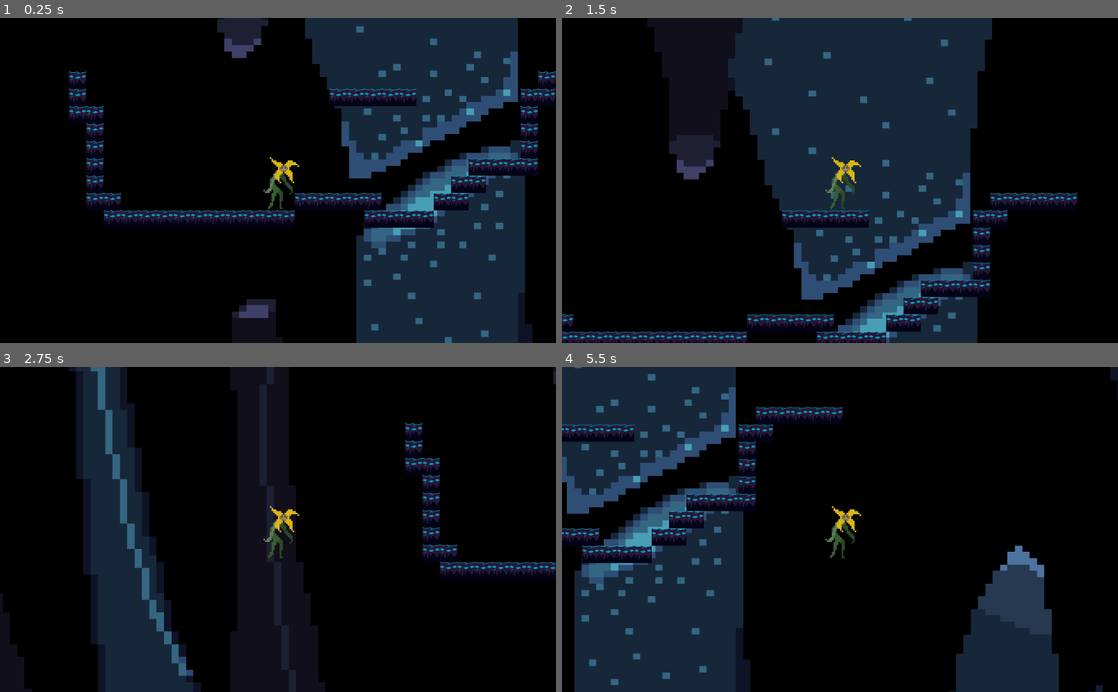
Above: before the commit, frames 1-4 (two rows, left to right).
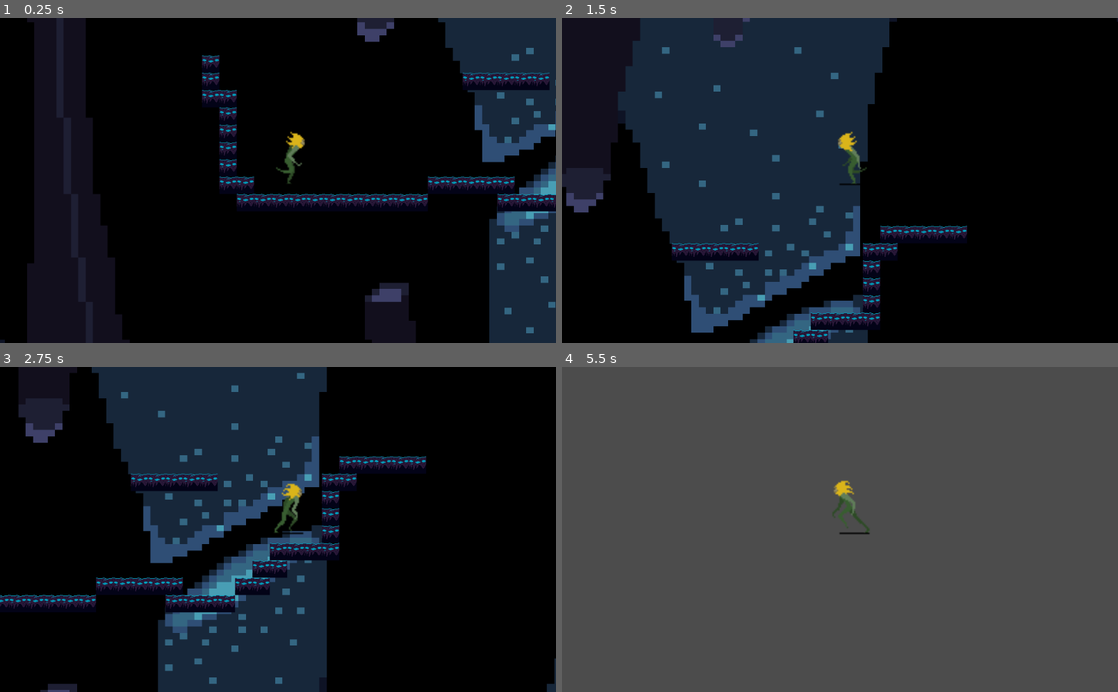
Above: after the commit, the same moments.

Repository: SpencerClark5/Bloom
Game: Godot game, scene res://Game.tscn
Two runs of this game, one before a commit and one after it. Both use one fixed random seed, a clock stepped at 60 frames per second and the inputs below.
Inputs:
- Up to frame 1 (0.25 s): no input
- Up to frame 2 (1.5 s): tap Enter at 0.5 s; hold D (Right) 0.53-1.28 s; tap Space (Jump) at 0.77 s; hold A (Left) from 1.28 s (still down)
- Up to frame 3 (2.75 s): tap Space (Jump) at 1.52 s; release A (Left) at 2.03 s; hold D (Right) from 2.03 s (still down)
- Up to frame 4 (5.5 s): tap Space (Jump) at 3.02, 3.77, 4.52 s; release D (Right) at 3.53 s; hold A (Left) from 3.53 s (still down)

The runs differ from the first frame. In frame 1, 46% of the frame differs, in the area x 0-100%, y 0-100%; in frame 2, 48%; in frame 3, 43%; in frame 4, 100%.

Commit message:
adding walking animation

Diff:
--- a/BloomGame/Character.gd
+++ b/BloomGame/Character.gd
@@ -6,15 +6,21 @@
 const GRAVITY = 30
 const JUMP = -900
 onready var _animated_sprite = $AnimatedSprite
-onready var _kinematicBody2D = $KinematicBody
 
 func _physics_process(delta):
 
 	if Input.is_action_pressed("Right"):
+		_animated_sprite.play("Walking")
+		_animated_sprite.flip_h = false
 		velocity.x += SPEED
 
-	if Input.is_action_pressed("Left"):
+	elif Input.is_action_pressed("Left"):
+		_animated_sprite.play("Walking")
+		_animated_sprite.flip_h = true
 		velocity.x -= SPEED
+	else:
+		_animated_sprite.stop()
+
 
 	velocity.y = velocity.y + GRAVITY
 
--- a/BloomGame/Flora.tscn
+++ b/BloomGame/Flora.tscn
@@ -1,12 +1,77 @@
-[gd_scene load_steps=8 format=2]
+[gd_scene load_steps=9 format=2]
 
 [ext_resource path="res://Art/Character_Art/Head.png" type="Texture" id=1]
-[ext_resource path="res://Character.gd" type="Script" id=2]
 [ext_resource path="res://Art/Character_Art/Back_Arm.png" type="Texture" id=3]
 [ext_resource path="res://Art/Character_Art/Torso.png" type="Texture" id=4]
 [ext_resource path="res://Art/Character_Art/Front_Arm.png" type="Texture" id=5]
 [ext_resource path="res://Art/Character_Art/Back_Leg.png" type="Texture" id=6]
 [ext_resource path="res://Art/Character_Art/Front_Leg.png" type="Texture" id=7]
+
+[sub_resource type="Animation" id=1]
+length = 0.001
+tracks/0/type = "value"
+tracks/0/path = NodePath("Head:position")
+tracks/0/interp = 1
+tracks/0/loop_wrap = true
+tracks/0/imported = false
+tracks/0/enabled = true
+tracks/0/keys = {
+"times": PoolRealArray( 0 ),
+"transitions": PoolRealArray( 1 ),
+"update": 0,
+"values": [ Vector2( 0, 0 ) ]
+}
+tracks/1/type = "value"
+tracks/1/path = NodePath("LeftLeg:position")
+tracks/1/interp = 1
+tracks/1/loop_wrap = true
+tracks/1/imported = false
+tracks/1/enabled = true
+tracks/1/keys = {
+"times": PoolRealArray( 0 ),
+"transitions": PoolRealArray( 1 ),
+"update": 0,
+"values": [ Vector2( -57, 0 ) ]
+}
+tracks/2/type = "value"
+tracks/2/path = NodePath("LeftLeg:rotation_degrees")
+tracks/2/interp = 1
+tracks/2/loop_wrap = true
+tracks/2/imported = false
+tracks/2/enabled = true
+tracks/2/keys = {
+"times": PoolRealArray( 0 ),
+"transitions": PoolRealArray( 1 ),
+"update": 0,
+"values": [ 0.0 ]
+}
+
+[sub_resource type="Animation" id=2]
+resource_name = "Walking"
+tracks/0/type = "value"
+tracks/0/path = NodePath("LeftLeg:position")
+tracks/0/interp = 1
+tracks/0/loop_wrap = true
+tracks/0/imported = false
+tracks/0/enabled = true
+tracks/0/keys = {
+"times": PoolRealArray( 0 ),
+"transitions": PoolRealArray( 1 ),
+"update": 0,
+"values": [ Vector2( -57, 0 ) ]
+}
+tracks/1/type = "value"
+tracks/1/path = NodePath("LeftLeg:rotation_degrees")
+tracks/1/interp = 1
+tracks/1/loop_wrap = true
+tracks/1/imported = false
+tracks/1/enabled = true
+tracks/1/keys = {
+"times": PoolRealArray( 0 ),
+"transitions": PoolRealArray( 1 ),
+"update": 0,
+"values": [ 0.0 ]
+}
 
 [node name="Flora" type="Node2D"]
 __meta__ = {
@@ -14,7 +79,6 @@
 }
 
 [node name="KinematicBody2D" type="KinematicBody2D" parent="."]
-script = ExtResource( 2 )
 
 [node name="CollisionShape2D" type="CollisionPolygon2D" parent="KinematicBody2D"]
 polygon = PoolVector2Array( -79, -51, -53, -38, -41, -47, -21, -33, -25, -26, -32, 1, -34, 21, -40, 24, -48, 33, -52, 49, -81, 50, -92, 13 )
@@ -54,3 +118,7 @@
 position = Vector2( -57, 0 )
 scale = Vector2( 3, 3 )
 texture = ExtResource( 6 )
+
+[node name="AnimationPlayer" type="AnimationPlayer" parent="KinematicBody2D"]
+anims/RESET = SubResource( 1 )
+anims/Walking = SubResource( 2 )
--- a/BloomGame/WalkTest.tscn
+++ b/BloomGame/WalkTest.tscn
@@ -1,5 +1,6 @@
-[gd_scene load_steps=15 format=2]
+[gd_scene load_steps=18 format=2]
 
+[ext_resource path="res://Character.gd" type="Script" id=1]
 [ext_resource path="res://Art/Character_Art/Anim/Character_Anims_02.png" type="Texture" id=2]
 [ext_resource path="res://Art/Character_Art/Anim/Character_Anims_03.png" type="Texture" id=3]
 [ext_resource path="res://Art/Character_Art/Anim/Character_Anims_05.png" type="Texture" id=4]
@@ -13,6 +14,38 @@
 [ext_resource path="res://Art/Character_Art/Anim/Character_Anims_06.png" type="Texture" id=12]
 [ext_resource path="res://Art/Character_Art/Anim/Character_Anims_07.png" type="Texture" id=13]
 
+[sub_resource type="Animation" id=3]
+length = 0.001
+tracks/0/type = "value"
+tracks/0/path = NodePath(".:frame")
+tracks/0/interp = 1
+tracks/0/loop_wrap = true
+tracks/0/imported = false
+tracks/0/enabled = true
+tracks/0/keys = {
+"times": PoolRealArray( 0 ),
+"transitions": PoolRealArray( 1 ),
+"update": 0,
+"values": [ 4 ]
+}
+
+[sub_resource type="Animation" id=2]
+resource_name = "Walking"
+length = 6.0
+loop = true
+tracks/0/type = "value"
+tracks/0/path = NodePath(".:frame")
+tracks/0/interp = 1
+tracks/0/loop_wrap = true
+tracks/0/imported = false
+tracks/0/enabled = true
+tracks/0/keys = {
+"times": PoolRealArray( 0, 0.5, 1, 1.5, 2, 2.5, 3, 3.5, 4, 4.5, 5, 5.5 ),
+"transitions": PoolRealArray( 1, 1, 1, 1, 1, 1, 1, 1, 1, 1, 1, 1 ),
+"update": 1,
+"values": [ 0, 1, 2, 3, 4, 5, 6, 7, 8, 9, 10, 11 ]
+}
+
 [sub_resource type="SpriteFrames" id=1]
 animations = [ {
 "frames": [ ExtResource( 5 ), ExtResource( 2 ), ExtResource( 3 ), ExtResource( 6 ), ExtResource( 12 ), ExtResource( 4 ), ExtResource( 13 ), ExtResource( 9 ), ExtResource( 7 ), ExtResource( 10 ), ExtResource( 8 ), ExtResource( 11 ) ],
@@ -21,31 +54,28 @@
 "speed": 5.0
 } ]
 
-[sub_resource type="Animation" id=2]
-resource_name = "Walking"
-length = 10.0
-loop = true
-tracks/0/type = "value"
-tracks/0/path = NodePath(".:frame")
-tracks/0/interp = 1
-tracks/0/loop_wrap = true
-tracks/0/imported = false
-tracks/0/enabled = true
-tracks/0/keys = {
-"times": PoolRealArray(  ),
-"transitions": PoolRealArray(  ),
-"update": 1,
-"values": [  ]
-}
+[sub_resource type="CapsuleShape2D" id=4]
+radius = 47.0
 
-[node name="WalkTest" type="Node2D"]
+[node name="WalkTest" type="KinematicBody2D"]
+script = ExtResource( 1 )
+
+[node name="AnimationPlayer" type="AnimationPlayer" parent="."]
+root_node = NodePath("../AnimatedSprite")
+anims/RESET = SubResource( 3 )
+anims/Walking = SubResource( 2 )
 
 [node name="AnimatedSprite" type="AnimatedSprite" parent="."]
 position = Vector2( 22.8751, -37.875 )
 scale = Vector2( 2.6289, 2.72266 )
 frames = SubResource( 1 )
 animation = "Walking"
-frame = 5
+frame = 4
+speed_scale = 4.0
 
-[node name="AnimationPlayer" type="AnimationPlayer" parent="AnimatedSprite"]
-anims/Walking = SubResource( 2 )
+[node name="CollisionShape2D" type="CollisionShape2D" parent="."]
+position = Vector2( 34, -32 )
+shape = SubResource( 4 )
+
+[node name="Camera2D" type="Camera2D" parent="."]
+current = true
Not shown: 1 places in BloomGame/Game.tscn that only renumber resources
